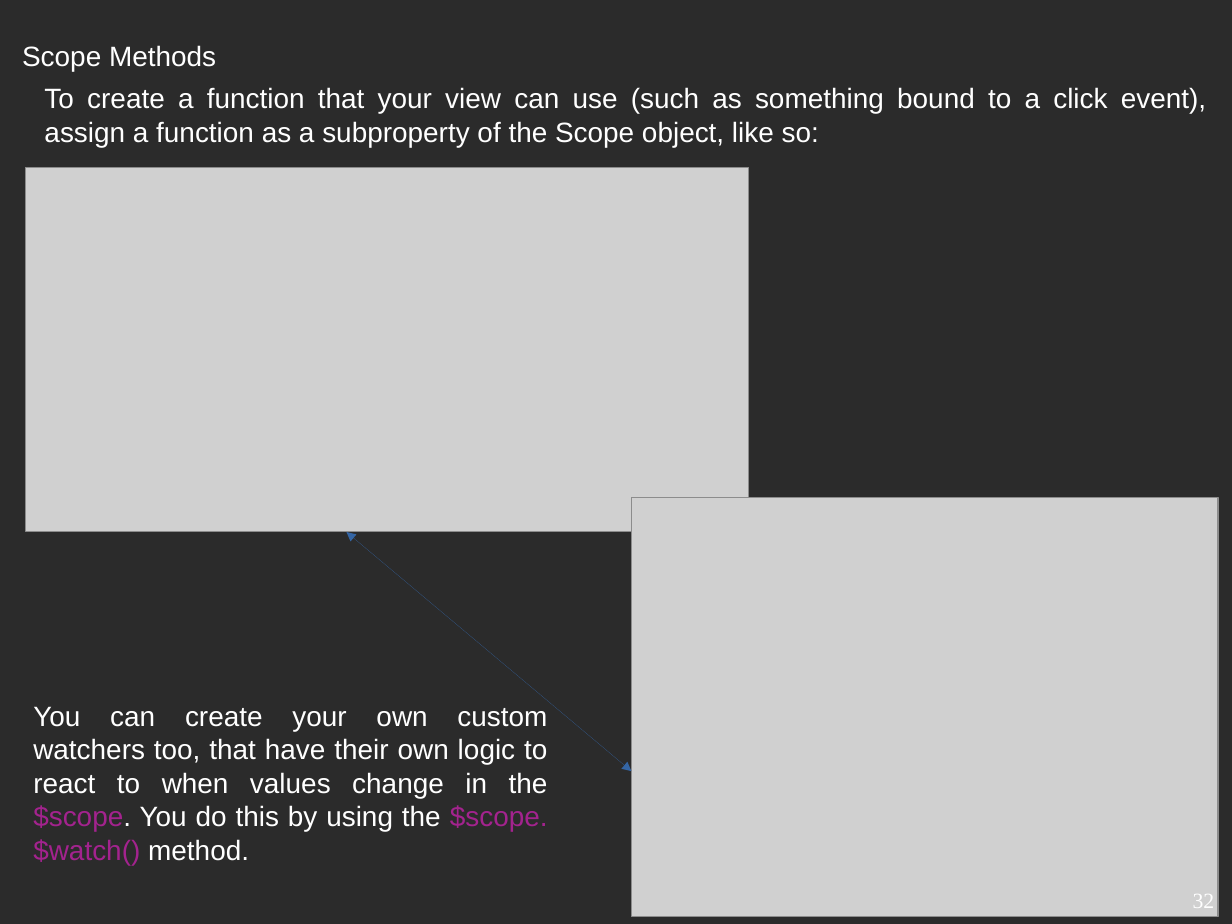
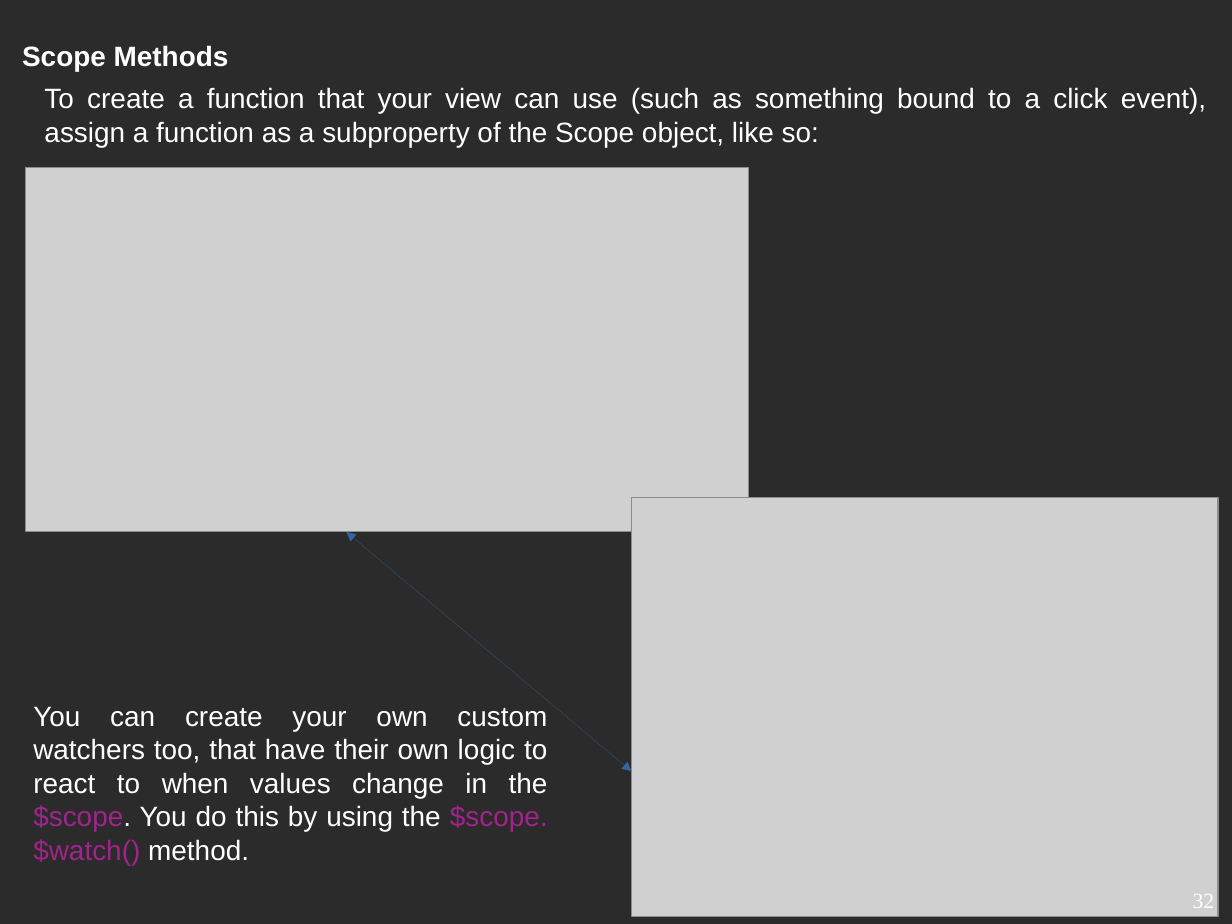
Before and after one commit to yogeshwar1996/Angular, a slide deck: slide 32 of AngularJs.odp. Drawn at 1232x924 pixels with LibreOffice and Linux fonts; fonts in the diff are those of the drawing; grey boxes stand for pictures; background and template pictures are left out; a plain dark background stands for a picture behind light text. Boxes give left, top, right and bottom in pixels: in the first picture for what was removed or moved away, otherwise in the second. Text is boxed around its words. In the diff, an @@ line names an element or a change of style, - is before the commit and + after.

Commit message:
Modify font to bold

```diff
--- a/AngularJs.odp
+++ b/AngularJs.odp
@@ text "Scope Methods" at bbox=[22, 45, 229, 72]: bold on @@
```
